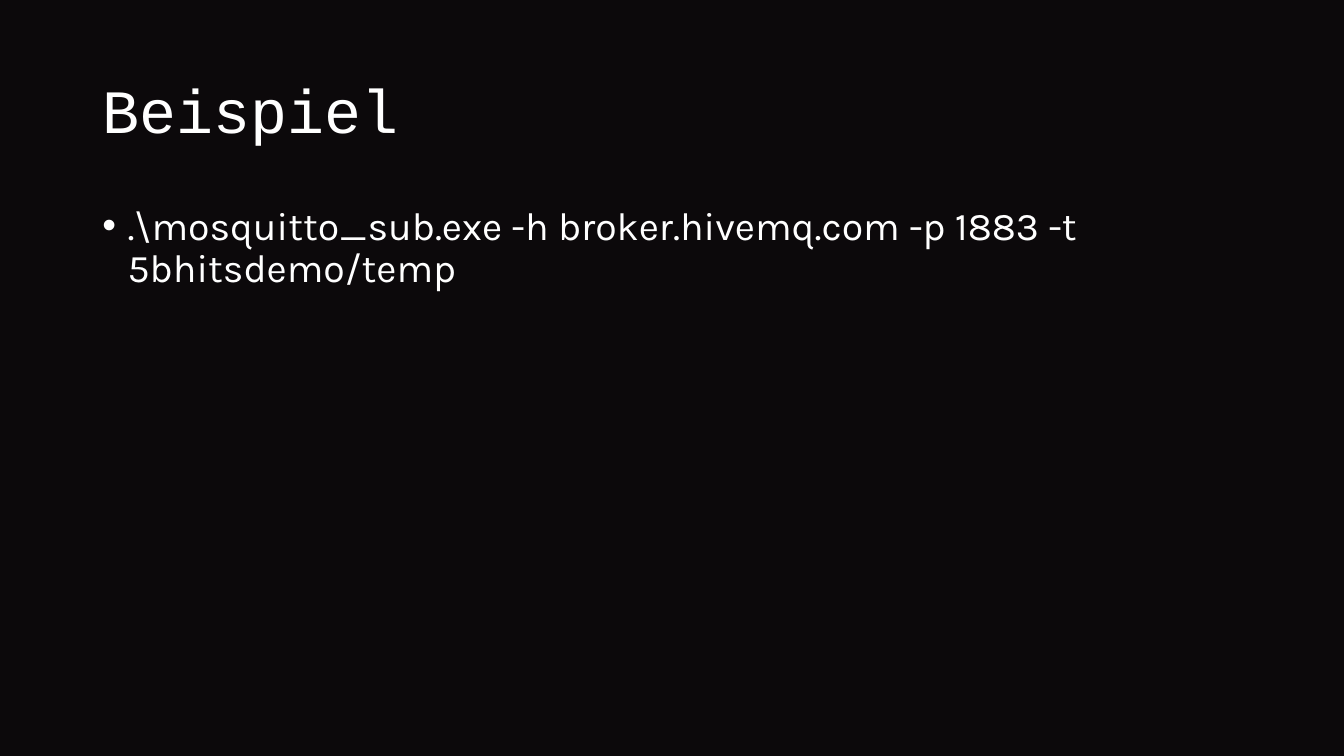
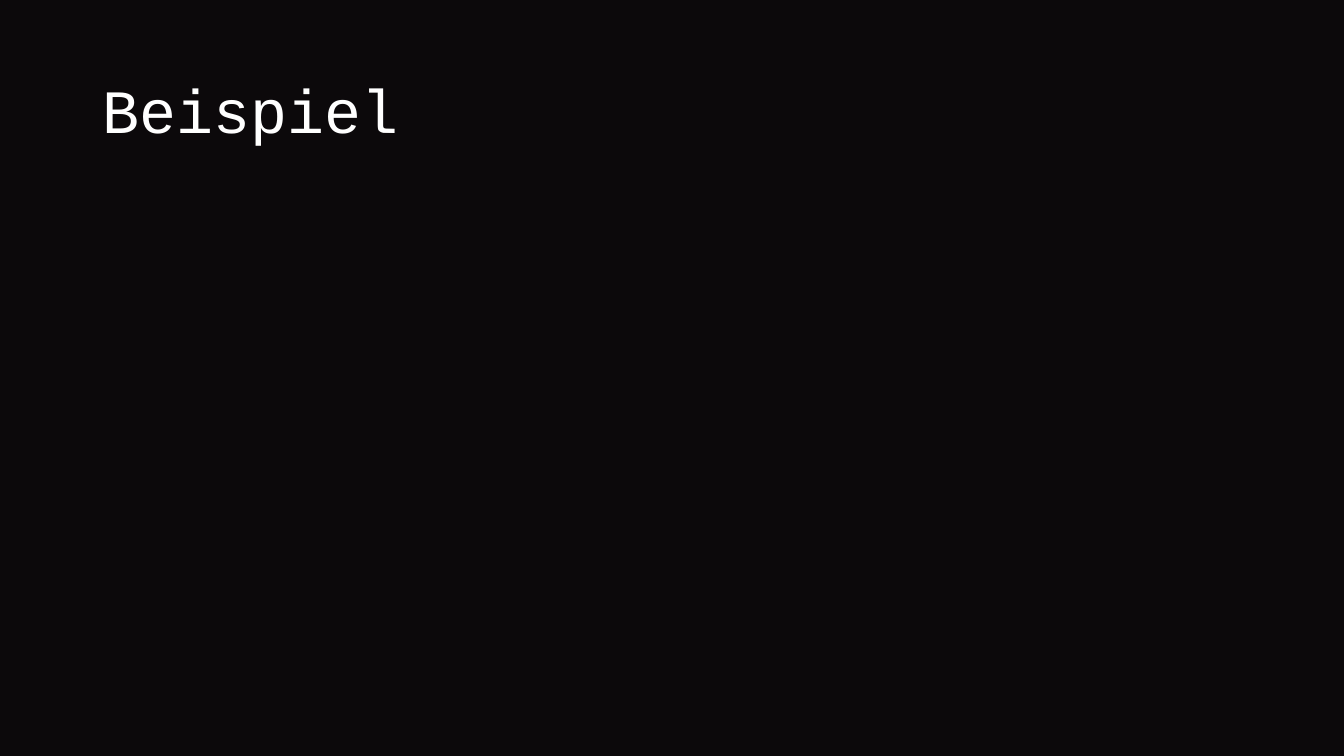
Before and after one commit to Matz21X/2024_25_5BHITS, a slide deck: slide 7 of SEW-Theorie/MQTT.pptx. Drawn at 1344x756 pixels with LibreOffice and Linux fonts; fonts in the diff are those of the drawing. Boxes give left, top, right and bottom in pixels: in the first picture for what was removed or moved away, otherwise in the second. Text is boxed around its words. In the diff, an @@ line names an element or a change of style, - is before the commit and + after.

```diff
--- a/SEW-Theorie/MQTT.pptx
+++ b/SEW-Theorie/MQTT.pptx
@@ text removed at box(128, 211, 1076, 292) @@
-• .\mosquitto_sub.exe -h broker.hivemq.com -p 1883 -t 5bhitsdemo/temp
```
Also in this commit, not shown: 3 other slides changed, 1 slide added, 1 slide removed.
